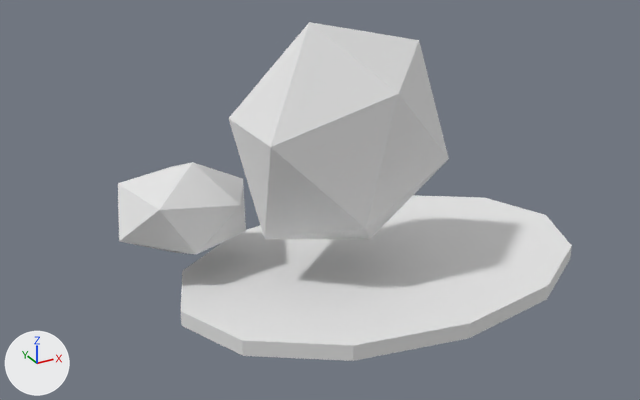
What one commit did to the FBX model SourceAssets/Exports/Props/Giants/BloodAxe/StrongholdApproach/CairnMarkers/SM_GIA_BloodAxeApproachCairnMarker_A01/SM_GIA_BloodAxeApproachCairnMarker_A01_LOD3.fbx.
One viewpoint serves both versions: a 50 mm camera at (-172.0, -261.0, 167.0) aimed at (-27.0, 1.0, 36.0). The lights are fixed; the arrows at lower left show +X, +Y and +Z. The first picture is the older version.

Objects in the first picture: 'LOD3_ApproachMarker_AshMudBase', 'LOD3_ApproachMarker_Stone_LeaningPrimary', 'LOD3_ApproachMarker_Stone_SunkFootLeft'.
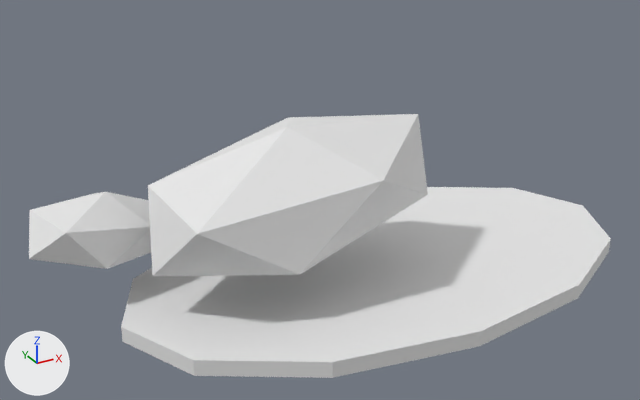
Patch to the scene script:
```diff
--- a/SourceAssets/Exports/Props/Giants/BloodAxe/StrongholdApproach/CairnMarkers/SM_GIA_BloodAxeApproachCairnMarker_A01/SM_GIA_BloodAxeApproachCairnMarker_A01_LOD3.fbx.py
+++ b/SourceAssets/Exports/Props/Giants/BloodAxe/StrongholdApproach/CairnMarkers/SM_GIA_BloodAxeApproachCairnMarker_A01/SM_GIA_BloodAxeApproachCairnMarker_A01_LOD3.fbx.py
@@ me_cylinder_005 @@
 # used by ob_lod3_approachmarker_ashmudbase; location = (0.0, 0.0, 3.0)
-me_cylinder_005.from_pydata(...)  # 24 vertices, 14 faces; spans x -84.0..84.0, y -56.0..56.0, z -3.0..3.0
+me_cylinder_005.from_pydata(...)  # 24 vertices, 14 faces; spans x -106.0..106.0, y -61.0..61.0, z -3.0..3.0
+# me_cylinder_005 part 1: the whole mesh is scaled about its middle by (1.26, 1.1, 1)
 me_cylinder_005.materials.append(mat_m_gia_bloodaxecairnvariants_vertexcolor_a01)
@@ me_icosphere_009_1 @@
+me_icosphere_009_1.from_pydata([(3.4, 2.5, -25.1), (49.0, -14.6, -6.4), (-13.5, -30.7, -16.4), (-55.3, -2.9, -19.2), (-18.6, 30.4, -11.1), (45.9, 23.2, -3.1), (18.6, -30.4, 11.1), (-45.9, -23.2, 3.1), (-49.0, 14.6, 6.4), (13.5, 30.7, 16.4), (55.3, 2.9, 19.2), (-3.4, -2.5, 25.1)], [], [(0, 1, 2), (1, 0, 5), (0, 2, 3), (0, 3, 4), (0, 4, 5), (1, 5, 10), (2, 1, 6), (3, 2, 7), (4, 3, 8), (5, 4, 9), (1, 10, 6), (2, 6, 7), (3, 7, 8), (4, 8, 9), (5, 9, 10), (6, 10, 11), (7, 6, 11), (8, 7, 11), (9, 8, 11), (10, 9, 11)])
+me_icosphere_009_1.materials.append(mat_m_gia_bloodaxecairnvariants_vertexcolor_a01)  # white #e7e7e7
@@ me_icosphere_010_1 @@
+me_icosphere_010_1.from_pydata([(-3.4, 0.3, -14.3), (23.3, -1.2, -12.3), (-3.6, -19.0, -6.3), (-27.6, -10.4, -0.4), (-15.6, 12.8, -2.8), (15.9, 18.5, -10.2), (15.6, -12.8, 2.8), (-15.9, -18.5, 10.2), (-23.3, 1.2, 12.3), (3.6, 19.0, 6.3), (27.6, 10.4, 0.4), (3.4, -0.3, 14.3)], [], [(0, 1, 2), (1, 0, 5), (0, 2, 3), (0, 3, 4), (0, 4, 5), (1, 5, 10), (2, 1, 6), (3, 2, 7), (4, 3, 8), (5, 4, 9), (1, 10, 6), (2, 6, 7), (3, 7, 8), (4, 8, 9), (5, 9, 10), (6, 10, 11), (7, 6, 11), (8, 7, 11), (9, 8, 11), (10, 9, 11)])
+me_icosphere_010_1.materials.append(mat_m_gia_bloodaxecairnvariants_vertexcolor_a01)  # white #e7e7e7
@@ ob_lod3_approachmarker_stone_sunkfootleft @@
-ob_lod3_approachmarker_stone_sunkfootleft = bpy.data.objects.new('LOD3_ApproachMarker_Stone_SunkFootLeft', me_icosphere_010)
-ob_lod3_approachmarker_stone_sunkfootleft.location = (-69.1, 31.4, 30.0)
@@ ob_lod3_approachmarker_stone_leaningprimary @@
-ob_lod3_approachmarker_stone_leaningprimary = bpy.data.objects.new('LOD3_ApproachMarker_Stone_LeaningPrimary', me_icosphere_009)
-ob_lod3_approachmarker_stone_leaningprimary.location = (-17.9, 1.9, 58.0)
@@ ob_lod3_approachmarker_stone_broadshoulder @@
+ob_lod3_approachmarker_stone_broadshoulder = bpy.data.objects.new('LOD3_ApproachMarker_Stone_BroadShoulder', me_icosphere_009_1)
+ob_lod3_approachmarker_stone_broadshoulder.location = (-38.0, 2.0, 42.0)
@@ ob_lod3_approachmarker_stone_sunkouterfoot @@
+ob_lod3_approachmarker_stone_sunkouterfoot = bpy.data.objects.new('LOD3_ApproachMarker_Stone_SunkOuterFoot', me_icosphere_010_1)
+ob_lod3_approachmarker_stone_sunkouterfoot.location = (-101.1, 32.8, 28.0)
```

Changed parts and their boxes [x1, y1, x2, y2] in the pictures (640 x 400 px):
'LOD3_ApproachMarker_AshMudBase', rescaled (25% wider, 15% taller)
    before: [181, 195, 572, 361]
    after: [121, 187, 611, 378]
'LOD3_ApproachMarker_Stone_LeaningPrimary', deleted
    before: [229, 22, 449, 239]
'LOD3_ApproachMarker_Stone_BroadShoulder', added
    after: [148, 114, 428, 276]
'LOD3_ApproachMarker_Stone_SunkFootLeft', deleted
    before: [118, 162, 246, 254]
'LOD3_ApproachMarker_Stone_SunkOuterFoot', added
    after: [29, 192, 151, 269]
